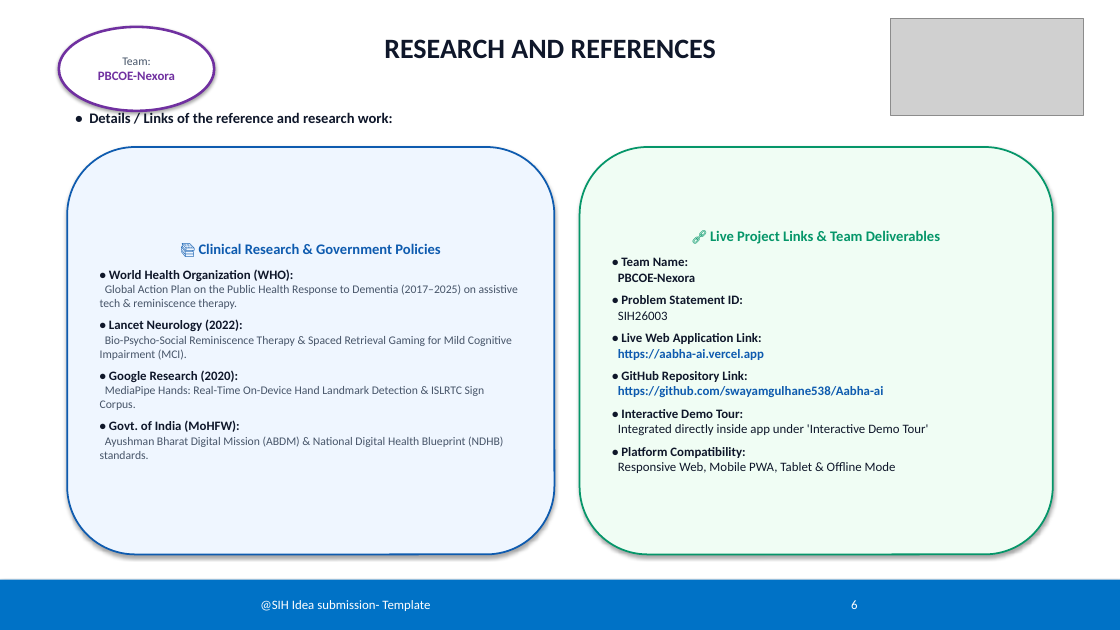
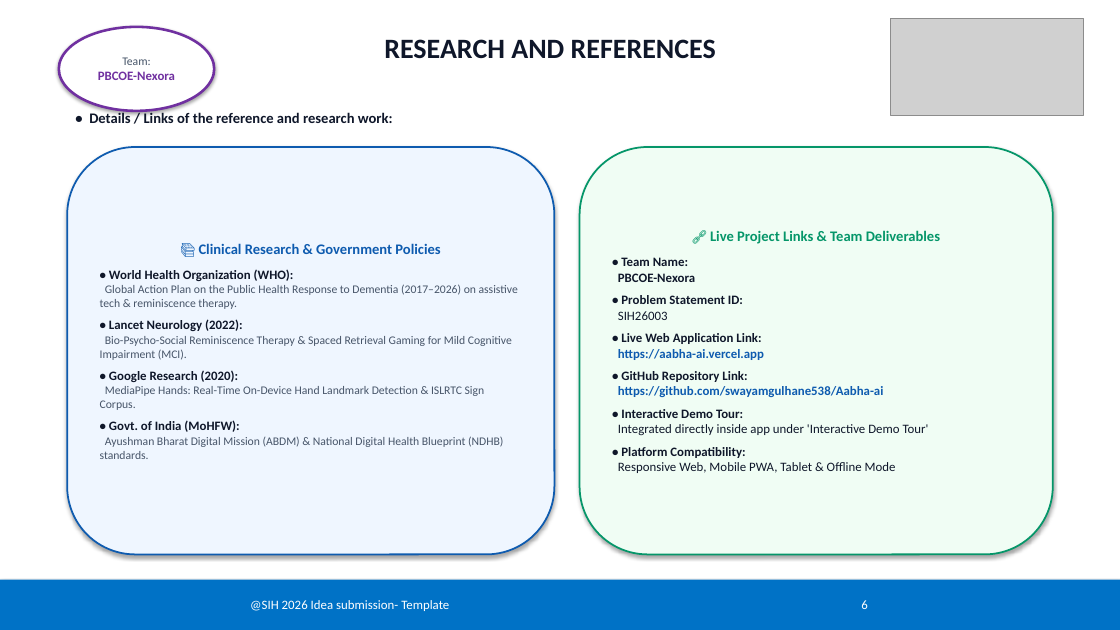
Before and after one commit to swayamgulhane538/Aabha-ai, a slide deck: slide 6 of SIH_2025_PBCOE_Nexora_AABHA_AI.pptx. Drawn at 1120x630 pixels with LibreOffice and Linux fonts; fonts in the diff are those of the drawing; grey boxes stand for pictures. Boxes give left, top, right and bottom in pixels: in the first picture for what was removed or moved away, otherwise in the second. Text is boxed around its words. In the diff, an @@ line names an element or a change of style, - is before the commit and + after.

```diff
--- a/SIH_2025_PBCOE_Nexora_AABHA_AI.pptx
+++ b/SIH_2025_PBCOE_Nexora_AABHA_AI.pptx
@@ text in rounded rectangle at (100, 284, 518, 309): text changed @@
-Global Action Plan on the Public Health Response to Dementia (2017–2025) on assistive tech & reminiscence therapy.
+Global Action Plan on the Public Health Response to Dementia (2017–2026) on assistive tech & reminiscence therapy.
@@ text in rectangle at (250, 600, 867, 611): text changed @@
-@SIH Idea submission- Template 6
+@SIH 2026 Idea submission- Template 6
```
Also in this commit, not shown: 5 other slides changed, 4 other files.
